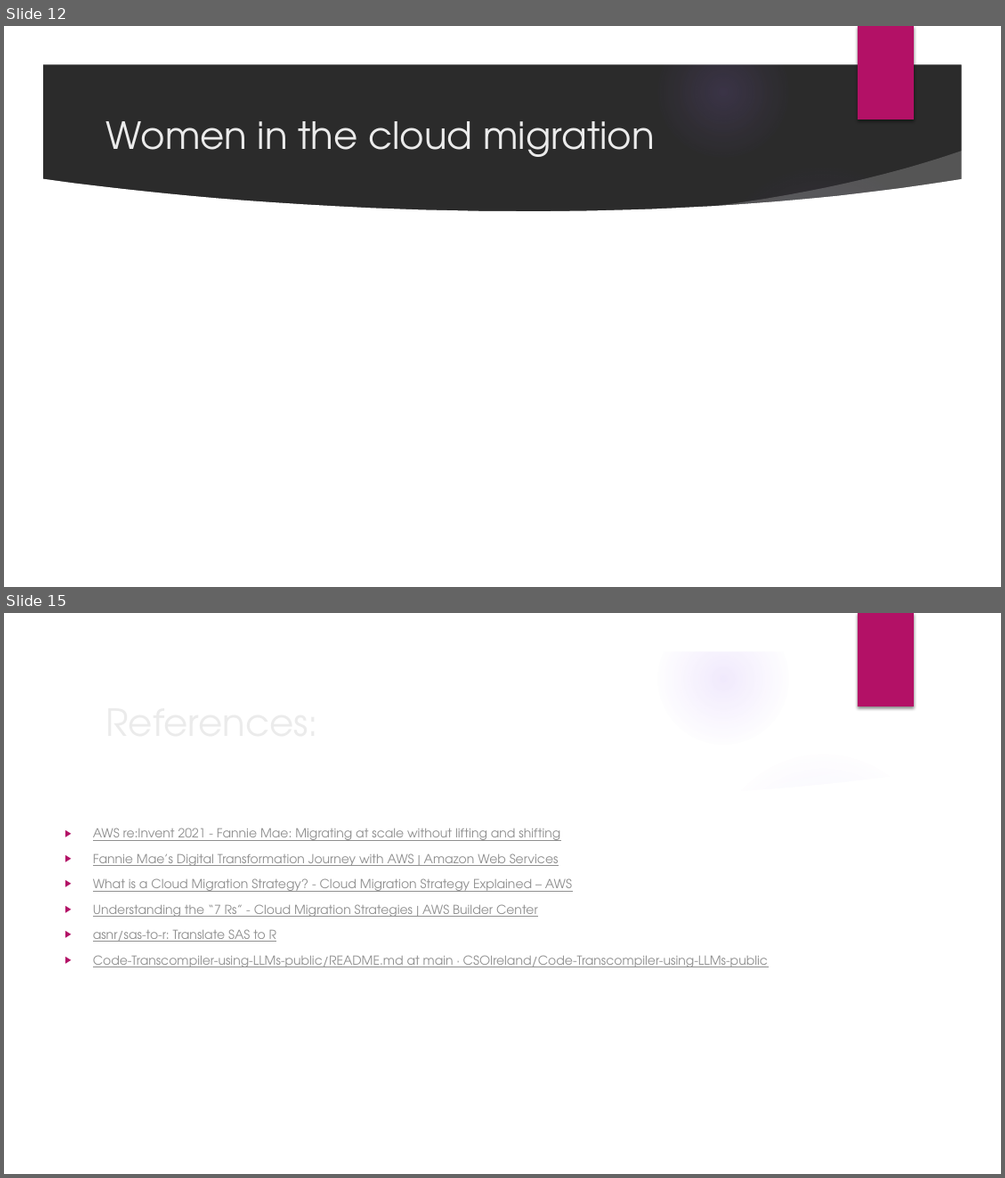
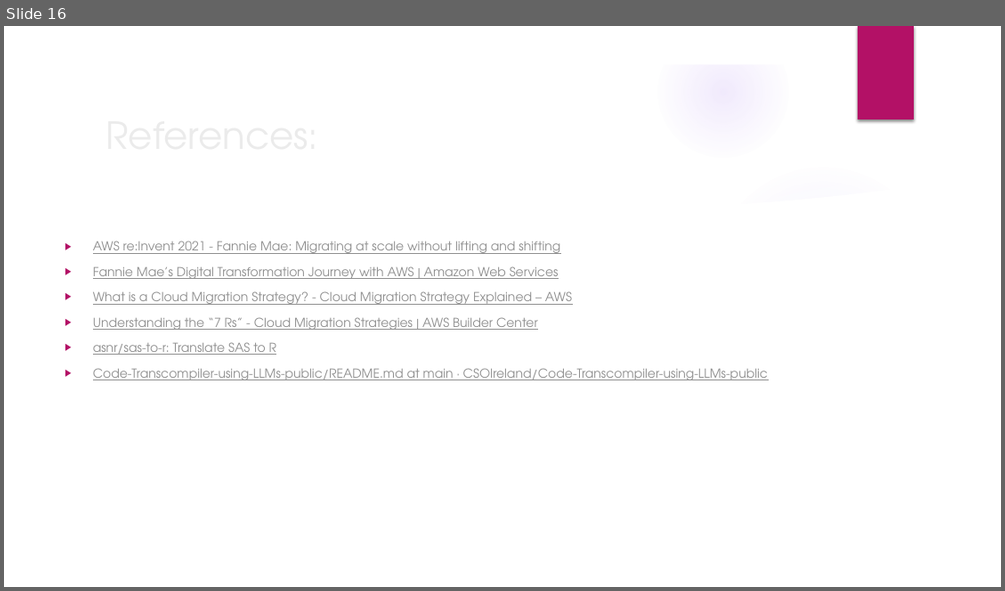
Before and after one commit to wx2123/WSDS-2026-OH, a slide deck: From On-Premises to Cloud.pptx. Shown one above the other, each under a label of ours: slides 12 and 15 before the commit, slide 16 after it; the slides between them are not shown. The pictures are 1005x1178 and 1005x591 pixels, drawn with LibreOffice and Linux fonts; fonts in the diff are those of the drawing; background and template pictures are left out; a plain dark background stands for a picture behind light text. Boxes give left, top, right and bottom in pixels: in the first picture for what was removed or moved away, otherwise in the second. Text is boxed around its words. In the diff, an @@ line names an element or a change of style, - is before the commit and + after.

```diff
--- a/From On-Premises to Cloud.pptx
+++ b/From On-Premises to Cloud.pptx
@@ slide 12 removed at bbox=[4, 26, 1001, 587], background picture (left out); not listed: 9 template elements that a slide beside it also shows @@
@@ title removed at bbox=[105, 121, 654, 157] @@
-Women in the cloud migration
@@ what was slide 15 is now slide 16 @@
```
Also in this commit, not shown: 5 slides changed, 3 slides added, 1 other slide removed, 2 other files.
